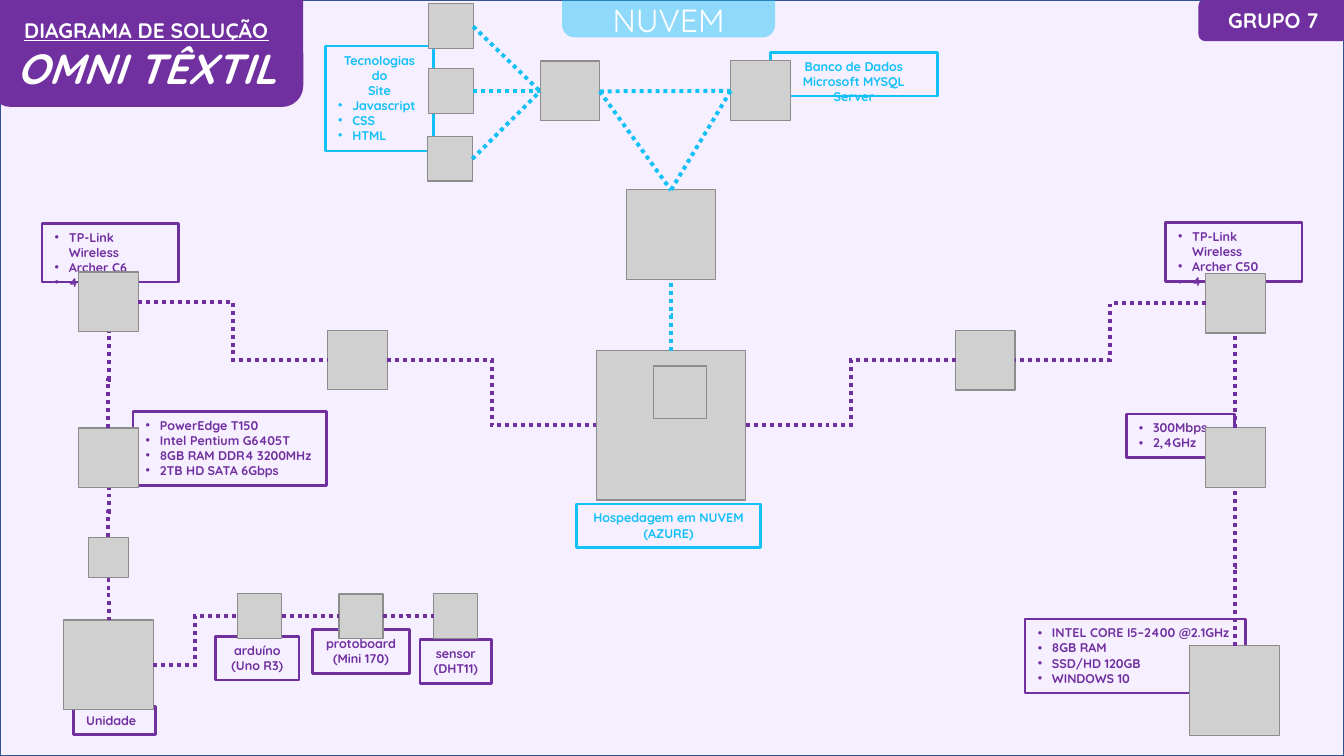
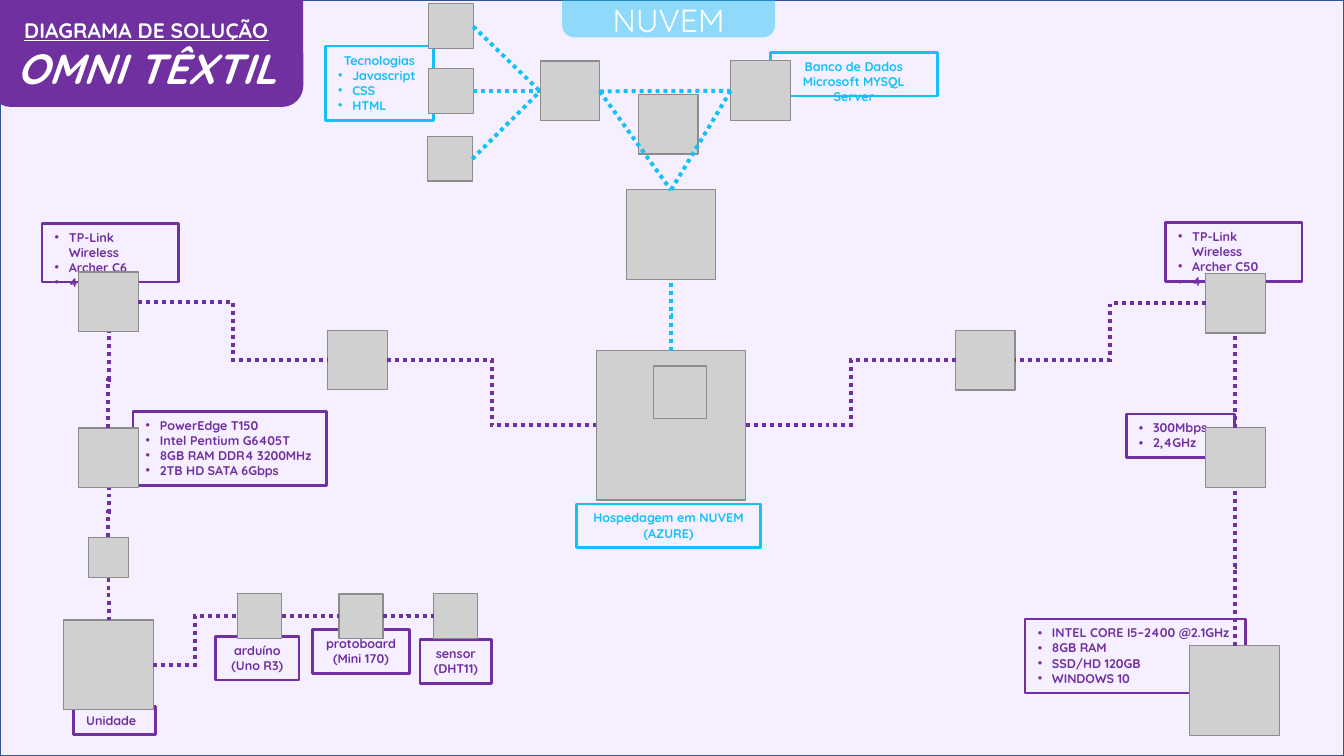
Before and after one commit to 0mni-Solutions/OmniTextil, a slide deck: slide 1 of DOCs de T.I/Diagrama_de_Solucao/Presentation.pptx. Drawn at 1344x756 pixels with LibreOffice and Linux fonts; fonts in the diff are those of the drawing; grey boxes stand for pictures. Boxes give left, top, right and bottom in pixels: in the first picture for what was removed or moved away, otherwise in the second. Text is boxed around its words. In the diff, an @@ line names an element or a change of style, - is before the commit and + after.

Commit message:
att modelagem e script de BD + inicio dos slides

```diff
--- a/DOCs de T.I/Diagrama_de_Solucao/Presentation.pptx
+++ b/DOCs de T.I/Diagrama_de_Solucao/Presentation.pptx
@@ rounded rectangle removed at [1198,0,1344,41] @@
-GRUPO 7
@@ rectangle "Tecnologias": place and size @@
-rectangle "Tecnologias" at [325,46,433,151]
+rectangle "Tecnologias" at [325,46,433,120]
@@ text in rectangle at [368,71,391,95]: paragraphs removed @@
-do
-Site
@@ picture added at [639,95,699,155] @@
```
Also in this commit, not shown: 5 other files.
